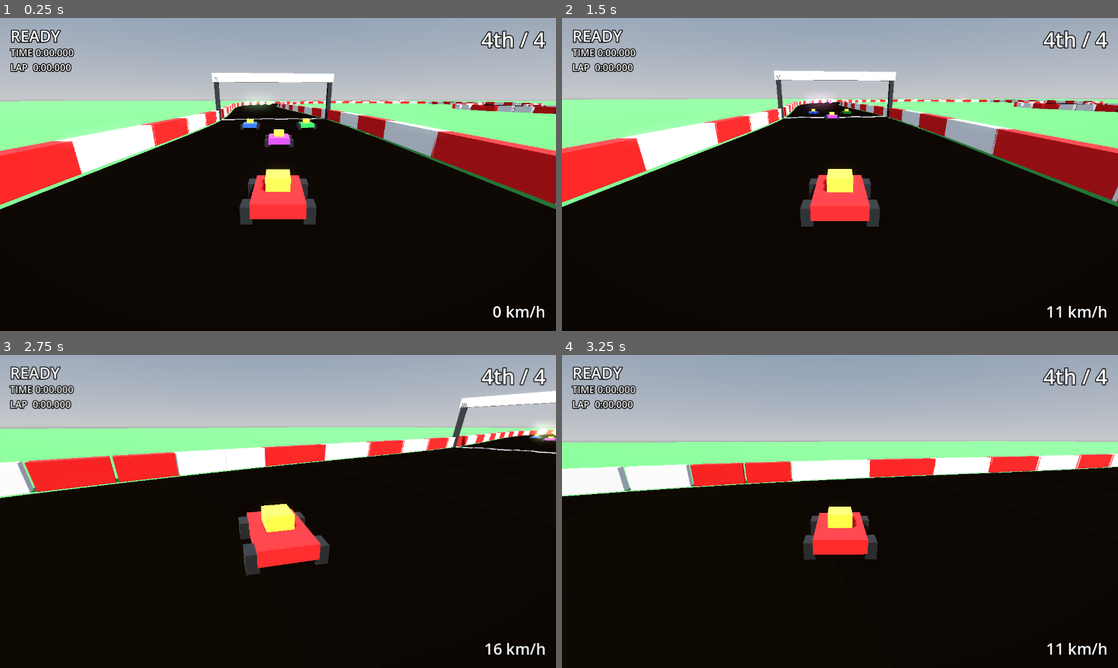
Above: before the commit, frames 1-4 (two rows, left to right).
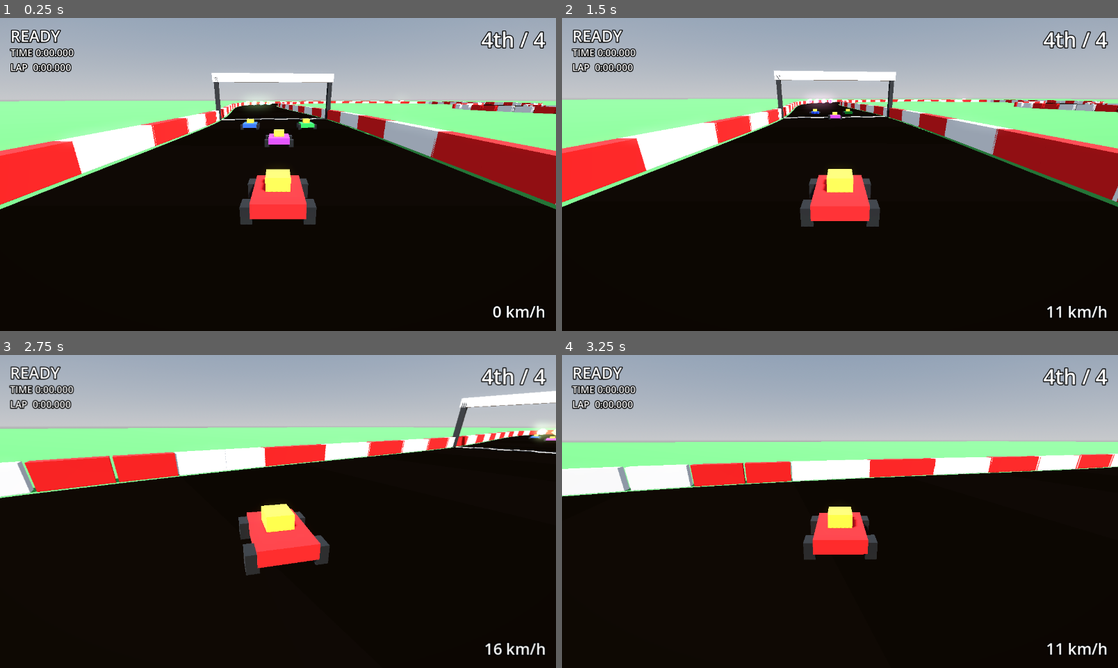
Above: after the commit, the same moments.

Repository: AgentiLoop/GoKart
Game: Godot game, scene res://scenes/main.tscn
Two runs of this game, one before a commit and one after it. Both use one fixed random seed, a clock stepped at 60 frames per second and the inputs below.
Inputs:
- Up to frame 1 (0.25 s): no input
- Up to frame 2 (1.5 s): hold D (steer_right) 0.53-1.28 s; hold Space (drift) 0.53-1.28 s; hold S (brake) from 1.28 s (still down); tap Space (drift) at 1.35 s
- Up to frame 3 (2.75 s): release S (brake) at 2.03 s; hold D (steer_right) from 2.03 s (still down); hold Space (drift) from 2.03 s (still down); tap E (use_item) at 2.1 s
- Up to frame 4 (3.25 s): release D (steer_right) at 2.78 s; release Space (drift) at 2.78 s; hold W (accelerate) from 2.78 s (still down); tap Space (drift) at 2.85 s

The runs differ from the first frame. In frame 1, less than 0.1% of the frame differs, in the area x 43-57%, y 32-41%; in frame 2, less than 0.1%, in the area x 44-53%, y 28-33%; in frame 3, less than 0.1%; in frame 4, nothing differs.

Commit message:
AI: shorter lookahead, corner speed limiter, tests; smoke criteria by lap progress

Diff:
--- a/scripts/ai_driver.gd
+++ b/scripts/ai_driver.gd
@@ -8,10 +8,13 @@
 const STUCK_SPEED := 1.5
 const STUCK_TIME := 1.2
 const REVERSE_TIME := 0.9
+const CORNER_SAMPLES := 12     # samples ahead used to measure how sharp the upcoming bend is
+const CORNER_TURN_RATE := 1.5  # rad/s the AI is willing to turn at when picking a corner speed
+const MIN_CORNER_SPEED := 14.0
 
 var track
 var lane_offset := 0.0      # metres right of the centerline to aim for
-var lookahead := 10         # samples ahead of the nearest sample to aim at
+var lookahead := 6         # samples ahead of the nearest sample to aim at
 var steer_gain := 2.5
 var use_delay := 1.5        # seconds an item is held before the AI considers using it
 var idx := -1
@@ -45,7 +48,17 @@
 		reverse_time -= delta
 		# steering is mirrored while reversing, so flip it to swing the nose toward the target
 		return {"throttle": 0.0, "brake": 1.0, "steer": -steer, "drift": false}
+	var safe := corner_speed(idx)
+	if speed > safe + 2.0:
+		return {"throttle": 0.0, "brake": 0.5 if speed > safe + 8.0 else 0.0, "steer": steer, "drift": false}
 	return {"throttle": 1.0, "brake": 0.0, "steer": steer, "drift": false}
+
+## Highest speed at which the upcoming bend can be taken with CORNER_TURN_RATE of steering.
+func corner_speed(i: int) -> float:
+	var ang := absf(wrapf(track.heading_at((i + CORNER_SAMPLES) % track.count) - track.heading_at(i), -PI, PI))
+	if ang < 0.01:
+		return INF
+	return maxf(CORNER_TURN_RATE * CORNER_SAMPLES * track.spacing / ang, MIN_CORNER_SPEED)
 
 ## Should the AI use its held item now? gap_ahead / gap_behind: distance to the nearest
 ## rival in front / behind (INF if none).
--- a/tests/test_ai.gd
+++ b/tests/test_ai.gd
@@ -30,6 +30,26 @@
 	var d3 := AiDriver.new(t, 0.0)
 	var out3 := d3.decide(DT, t.points[i], heading, 20.0)
 	runner.check(absf(out3.steer) < 0.5, "steer=%f" % out3.steer)
+
+func test_driver_slows_for_bends_and_not_on_straights() -> void:
+	var t := TrackData.new()
+	var d := AiDriver.new(t, 0.0)
+	runner.check(d.corner_speed(10) == INF or d.corner_speed(10) > 60.0, "straight=%f" % d.corner_speed(10))
+	var tightest := INF
+	for i in t.count:
+		tightest = minf(tightest, d.corner_speed(i))
+	runner.check(tightest >= AiDriver.MIN_CORNER_SPEED, "tightest=%f" % tightest)
+	runner.check(tightest < INF)
+	# well above the safe speed in a bend: lift off the throttle
+	var bend := 0
+	for i in t.count:
+		if d.corner_speed(i) < d.corner_speed(bend):
+			bend = i
+	var out := d.decide(DT, t.points[bend], t.heading_at(bend), d.corner_speed(bend) + 10.0)
+	runner.check(out.throttle == 0.0, "throttle=%f" % out.throttle)
+	var d2 := AiDriver.new(t, 0.0)
+	var out2 := d2.decide(DT, t.points[bend], t.heading_at(bend), 5.0)
+	runner.check(out2.throttle == 1.0)
 
 func test_driver_lane_offset_shifts_aim() -> void:
 	var t := TrackData.new()
--- a/tools/smoke.gd
+++ b/tools/smoke.gd
@@ -33,7 +33,7 @@
 	if f >= FRAMES:
 		var moving := 0
 		for i in range(1, main.karts.size()):
-			if main.karts[i].tracker.lap >= 1 and absf(main.karts[i].model.speed) > 5.0:
+			if main.karts[i].tracker.lap >= 2:
 				moving += 1
 		print("SMOKE: ai karts racing: %d/%d" % [moving, main.karts.size() - 1])
 		quit(0 if moving == main.karts.size() - 1 else 1)
Not shown, changed: .agent/autopilot/progress.md
